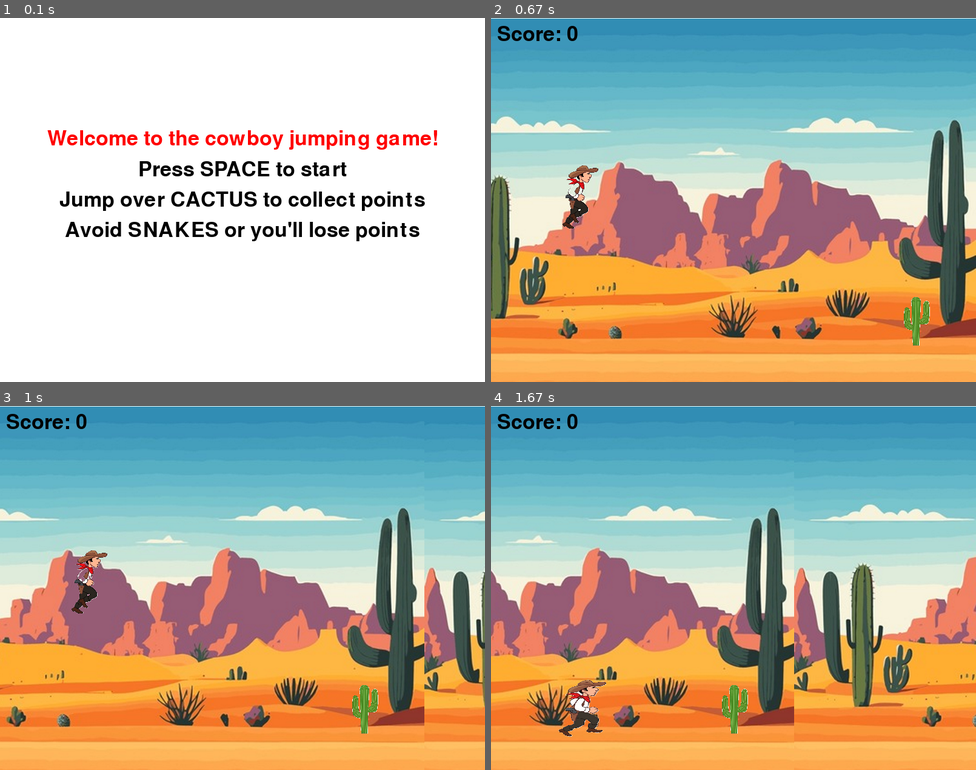
Above: before the commit, frames 1-4 (two rows, left to right).
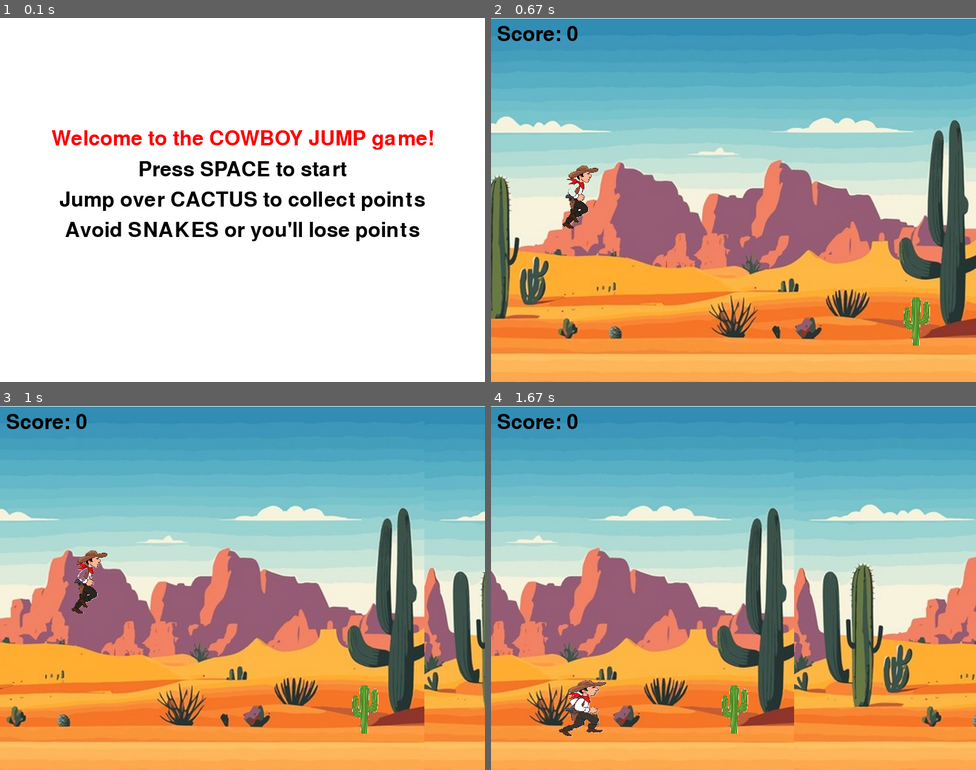
Above: after the commit, the same moments.

Repository: Frederikrik/Pygame
Game: pygame game, started from Main file.py
Same seed, same stepped clock (60 frames per second), same inputs: the game is played once before the commit and once after it.
Inputs:
- Up to frame 1 (0.1 s): no input
- Up to frame 2 (0.67 s): tap Space at 0.33 s
- Up to frame 3 (1 s): no input
- Up to frame 4 (1.67 s): no input

The runs differ from the first frame. In frame 1, 2.0% of the frame differs, in the area x 9-91%, y 30-37%; in frame 2, nothing differs; in frame 3, nothing differs; in frame 4, nothing differs.

Commit message:
avoid scores below zero

Diff:
--- a/Main file.py
+++ b/Main file.py
@@ -10,7 +10,7 @@
 # General setup for clock and display
 CLOCK = pygame.time.Clock()  # Set up the clock to control the game's frame rate
 SCREEN = pygame.display.set_mode((800, 600))  # Create a display window of size 800x600
-pygame.display.set_caption("Jumping in PyGame")  # Set the window title
+pygame.display.set_caption("COWBOY JUMP")  # Set the window title
 
 # Initial position of the cowboy character
 X_POSITION, Y_POSITION = 150, 500
@@ -37,8 +37,6 @@
 cowboy_rect = STANDING_SURFACE.get_rect(center=(X_POSITION, Y_POSITION))
 
 
-# Initialize score
-# score = 0
 game_started = False
 # Game over sign
 game_over = False
@@ -64,7 +62,6 @@
 
         # Set the size, position and background transparency of the obstacles and the size of the obstacle rectangle
         self.image = pygame.transform.scale(self.image, (100, 100))  # Set the size of the obstacles
-        # self.rect.size = (50, 50)
         self.rect.size = self.image.get_size()  # Adjust the rectangle size
         self.width, self.height = self.rect.size
         self.x = 800  # Set the initial position of the obstacles to the right side of the screen
@@ -84,13 +81,28 @@
 font = pygame.font.Font(None, 50)
 
 # Main game loop
-def game_loop(x_offset, jumping, score, obstacle_lst, obstacle_time):
-    global Y_Jumpspeed, Y_POSITION, cowboy_rect, GROUND_HEIGHT
+def game_loop(x_offset, jumping, score, obstacle_lst, obstacle_time, start_time):
+    global Y_Jumpspeed, Y_POSITION, cowboy_rect, GROUND_HEIGHT, SCROLL_SPEED
+
+    collision_times = {}
     game_over = False
     keys_pressed =pygame.key.get_pressed()
     if keys_pressed [pygame.K_SPACE]:
         jumping= True
-
+    # increase speed after some time
+    elapsed_time= time.time() - start_time
+    if elapsed_time > 10:
+        SCROLL_SPEED =7
+        for obstacle in obstacle_lst:
+            obstacle.move = 7
+    if elapsed_time > 20:
+        SCROLL_SPEED = 9
+        for obstacle in obstacle_lst:
+            obstacle.move = 9
+    if elapsed_time > 25:
+        SCROLL_SPEED = 10
+        for obstacle in obstacle_lst:
+            obstacle.move = 10
     x_offset -= SCROLL_SPEED
     if x_offset <= -BACKGROUND_WIDTH:
         x_offset =0
@@ -105,7 +117,7 @@
             sys.exit()
 
 
-    # Genrate obstacles
+    # Generate obstacles
     obstacle = Obstacle()
     if len(obstacle_lst) < 2 and time.time() >= obstacle_time + 5:
         obstacle_lst.append(obstacle)  # Add obstacles to the list
@@ -133,15 +145,6 @@
         cowboy_mask = pygame.mask.from_surface(STANDING_SURFACE)
         SCREEN.blit(STANDING_SURFACE, cowboy_rect)  # Draw the standing image
 
-    #for i, obstacle in enumerate(obstacle_lst):
-     #   if cowboy_rect.colliderect(obstacle):
-      #      game_over = True  # Game over if cowboy hits cactus
-      #      break
-        # Update score: Unsure, need to check
-       # elif obstacle.rect.right < cowboy_rect.left and obstacle.rect.y < Y_POSITION:  # When the cowboy successfully crosses the cactus
-        #    obstacle_lst.remove(obstacle)
-         #   if obstacle.obstacle_class == 0:
-          #      score += 1  # Score plus 1
     for obstacle in obstacle_lst:
         offset = (obstacle.rect.x - cowboy_rect.x, obstacle.rect.y - cowboy_rect.y)
         collision = cowboy_mask.overlap(obstacle.mask, offset)
@@ -151,7 +154,10 @@
                     game_over =True
             elif obstacle.obstacle_class ==1:
                 if not jumping:
-                    score-= 1
+                    if score >0:
+                        score-= 1
+                    else:
+                        game_over= True # avoid score below zero
             obstacle_lst.remove(obstacle)
         elif obstacle.obstacle_class ==0 and obstacle.rect.right < cowboy_rect.left and jumping:
             score += 1
@@ -169,14 +175,14 @@
     pygame.display.update()
     CLOCK.tick(60)  # Cap the frame rate at 60 frames per second
 
-    return x_offset, jumping, score, obstacle_lst, obstacle_time
+    return x_offset, jumping, score, obstacle_lst, obstacle_time, start_time
 
 
 def game_start():
     # Display the start screen (here for the game instruction to display)
     SCREEN.fill ((255, 255, 255))
     texts = [
-        ("Welcome to the cowboy jumping game!", (255, 0, 0)),
+        ("Welcome to the COWBOY JUMP game!", (255, 0, 0)),
         ("Press SPACE to start", (0, 0, 0)),
         ("Jump over CACTUS to collect points", (0, 0, 0)),
         ("Avoid SNAKES or you'll lose points", (0, 0, 0)),
@@ -203,7 +209,8 @@
             return True
 
 def game_restart():
-    # show the game result
+    global SCROLL_SPEED
+    SCROLL_SPEED = 5
     game_over_text = font.render("GAME OVER!", True,(255,0,0))
     game_restart_text = font.render("Press R to restart", True, (255,0,0))
     game_over_rect = game_over_text.get_rect(center=(800/2, 100))
@@ -236,10 +243,9 @@
 
     x_offset = 0
 
-    # Set jumping state to False by default
-    jumping = False  # Variable to track if the cowboy is currently jumping
-
-    params = [x_offset, jumping, score, obstacle_lst, obstacle_time]
+    jumping = False
+    start_time = time.time()
+    params = [x_offset, jumping, score, obstacle_lst, obstacle_time, start_time]
     while True:
         loop_result = game_loop(*params)
         if loop_result is False:
